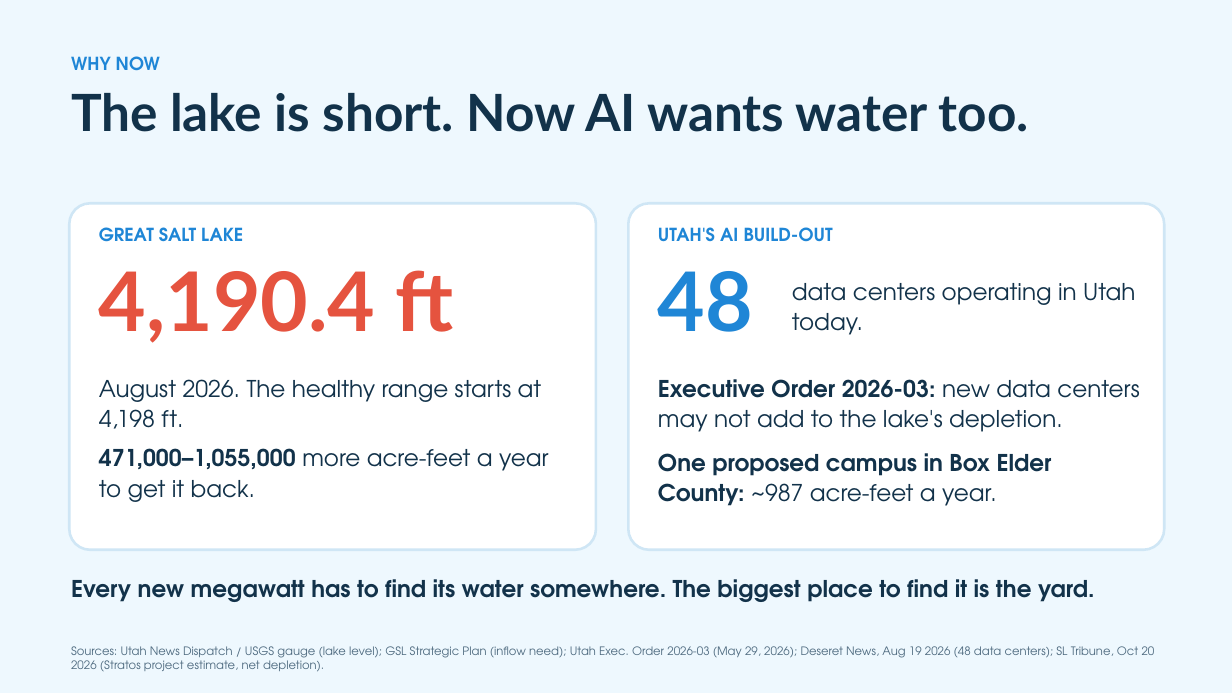
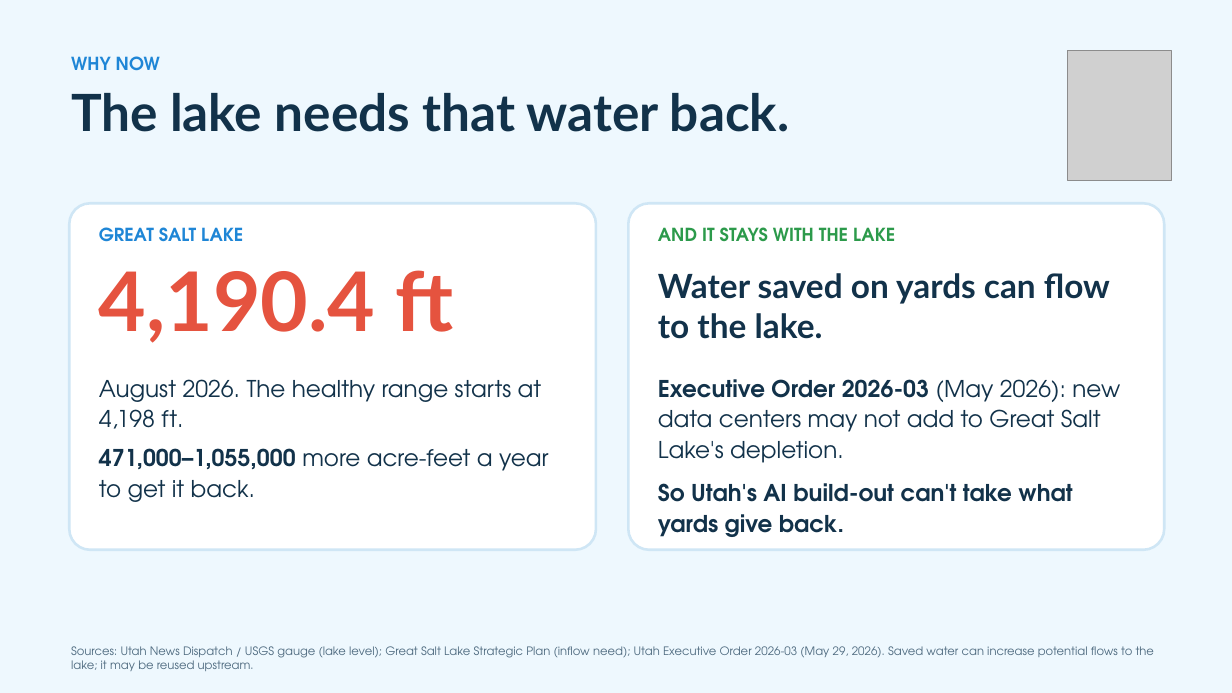
Before and after one commit to adamfortuna/overwatering, a slide deck: slide 4 of docs/pitch/overwatering.pptx. Drawn at 1232x693 pixels with LibreOffice and Linux fonts; fonts in the diff are those of the drawing; grey boxes stand for pictures. Boxes give left, top, right and bottom in pixels: in the first picture for what was removed or moved away, otherwise in the second. Text is boxed around its words. In the diff, an @@ line names an element or a change of style, - is before the commit and + after.

```diff
--- a/docs/pitch/overwatering.pptx
+++ b/docs/pitch/overwatering.pptx
@@ picture added at (1067,51,1172,180) @@
@@ text at (71,93,789,132): text changed @@
-The lake is short. Now AI wants water too.
+The lake needs that water back.
@@ text at (658,227,895,241): text changed; text colour #1F86D6 to #2C9A4B @@
-UTAH'S AI BUILD-OUT
+AND IT STAYS WITH THE LAKE
@@ text at (658,273,1110,339): text changed; size 64 to 26 pt; text colour #1F86D6 to #12324A @@
-48
+Water saved on yards can flow to the lake.
@@ text removed at (792,283,1135,335) @@
-data centers operating in Utah today.
@@ text at (658,379,1120,537): text changed; bold on @@
-Executive Order 2026-03: new data centers may not add to the lake's depletion.
-One proposed campus in Box Elder County: ~987 acre-feet a year.
+Executive Order 2026-03 (May 2026): new data centers may not add to Great Salt Lake's depletion.
+So Utah's AI build-out can't take what yards give back.
@@ text removed at (71,579,1095,602) @@
-Every new megawatt has to find its water somewhere. The biggest place to find it is the yard.
@@ text at (71,646,1154,671): text changed @@
-Sources: Utah News Dispatch / USGS gauge (lake level); GSL Strategic Plan (inflow need); Utah Exec. Order 2026-03 (May 29, 2026); Deseret News, Aug 19 2026 (48 data centers); SL Tribune, Oct 20 2026 (Stratos project estimate, net depletion).
+Sources: Utah News Dispatch / USGS gauge (lake level); Great Salt Lake Strategic Plan (inflow need); Utah Executive Order 2026-03 (May 29, 2026). Saved water can increase potential flows to the lake; it may be reused upstream.
```
Also in this commit, not shown: 14 other slides changed, 7 slides added, 8 slides removed, 30 other files.
